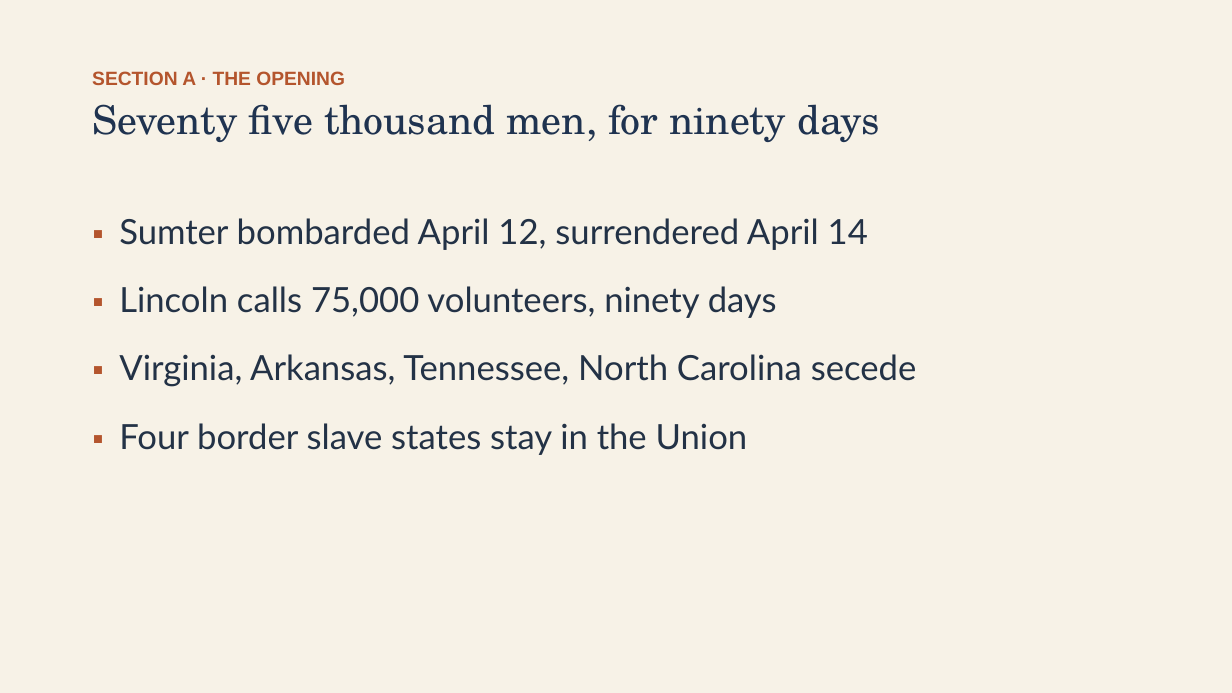
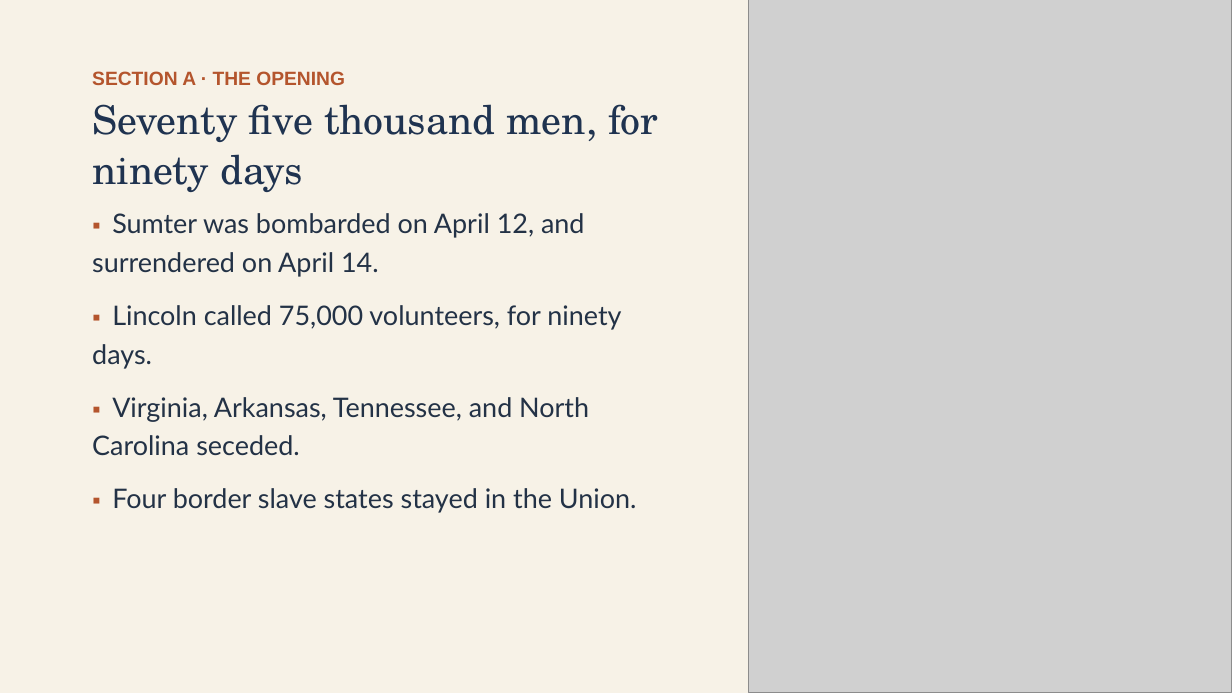
Before and after one commit to ab17gthb/humanities-curriculum-group, a slide deck: slide 5 of sectional-crisis/lesson-06/lesson-06-slides.pptx. Drawn at 1232x693 pixels with LibreOffice and Linux fonts; fonts in the diff are those of the drawing; grey boxes stand for pictures. Boxes give left, top, right and bottom in pixels: in the first picture for what was removed or moved away, otherwise in the second. Text is boxed around its words. In the diff, an @@ line names an element or a change of style, - is before the commit and + after.

```diff
--- a/sectional-crisis/lesson-06/lesson-06-slides.pptx
+++ b/sectional-crisis/lesson-06/lesson-06-slides.pptx
@@ picture added at [749,0,1232,693] @@
@@ text "Seventy five thousand men, for ..." rewrapped from [92,104,880,142] to [92,104,658,192] @@
@@ text at [92,213,637,513]: text changed; size 27 to 21 pt @@
-▪ Sumter bombarded April 12, surrendered April 14
-▪ Lincoln calls 75,000 volunteers, ninety days
-▪ Virginia, Arkansas, Tennessee, North Carolina secede
-▪ Four border slave states stay in the Union
+▪ Sumter was bombarded on April 12, and surrendered on April 14.
+▪ Lincoln called 75,000 volunteers, for ninety days.
+▪ Virginia, Arkansas, Tennessee, and North Carolina seceded.
+▪ Four border slave states stayed in the Union.
```
Also in this commit, not shown: 12 other slides changed, 6 other files.
